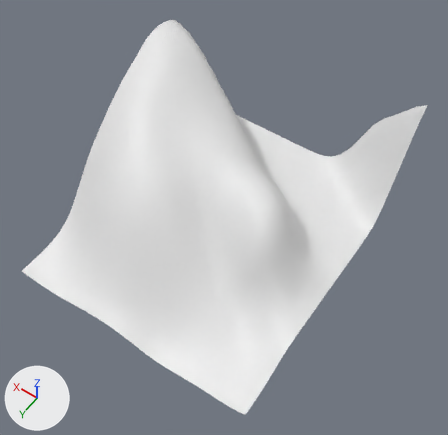
The glTF model assets/levels/overworld/chunk_-4_2.glb: old version first, new version second.
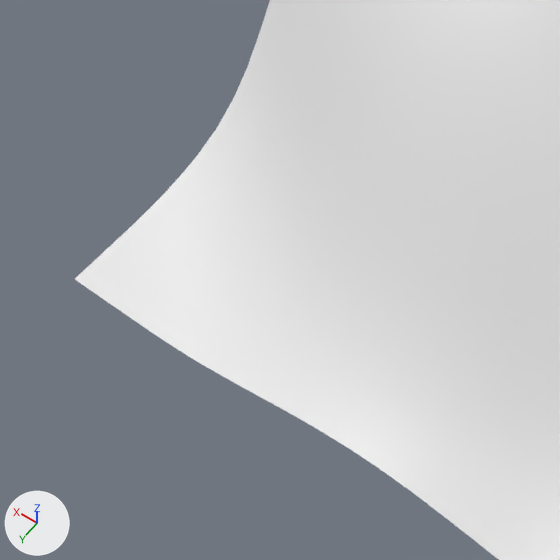
The first picture shows the older version from a 50 mm camera at (-54.0, 69.8, 113.9) aimed at (-5.0, 1.3, 6.2). The close-ups show the older and then the newer version on the part from 0% to 36% of the width and 44% to 81% of the height of that picture. Only the edits that show in the close-ups are written down. The lights are fixed; the arrows at lower left show +X, +Y and +Z.

Objects in the first close-up: 'chunk_-4_2-col'.
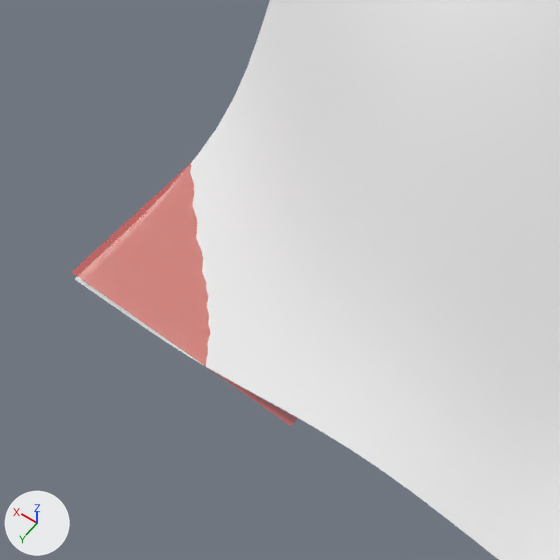
What differs and where, as boxes [x1, y1, x2, y2] in the close-ups (560 x 560 px):
'lava-lava', added: after [72, 162, 298, 426]

Edits to the bpy script that builds the scene:
```text
Add mat_lava:
    mat_lava = principled_material('lava')
    mat_lava.base_color = (0.8, 0.0434, 0.0)  # orange #e73b00
    mat_lava.alpha = 0.543
Add me_lava_lava:
    me_lava_lava.from_pydata([(11.8, 5.7, -9.2), (32.0, 5.7, -9.2), (11.8, 32.0, -9.2), (32.0, 32.0, -9.2)], [], [(0, 1, 3), (0, 3, 2)])
    me_lava_lava.materials.append(mat_lava)  # orange #e73b00
Add ob_lava_lava:
    ob_lava_lava = bpy.data.objects.new('lava-lava', me_lava_lava)
    ob_lava_lava.location = (0.0, 0.0, 0.0)
```
